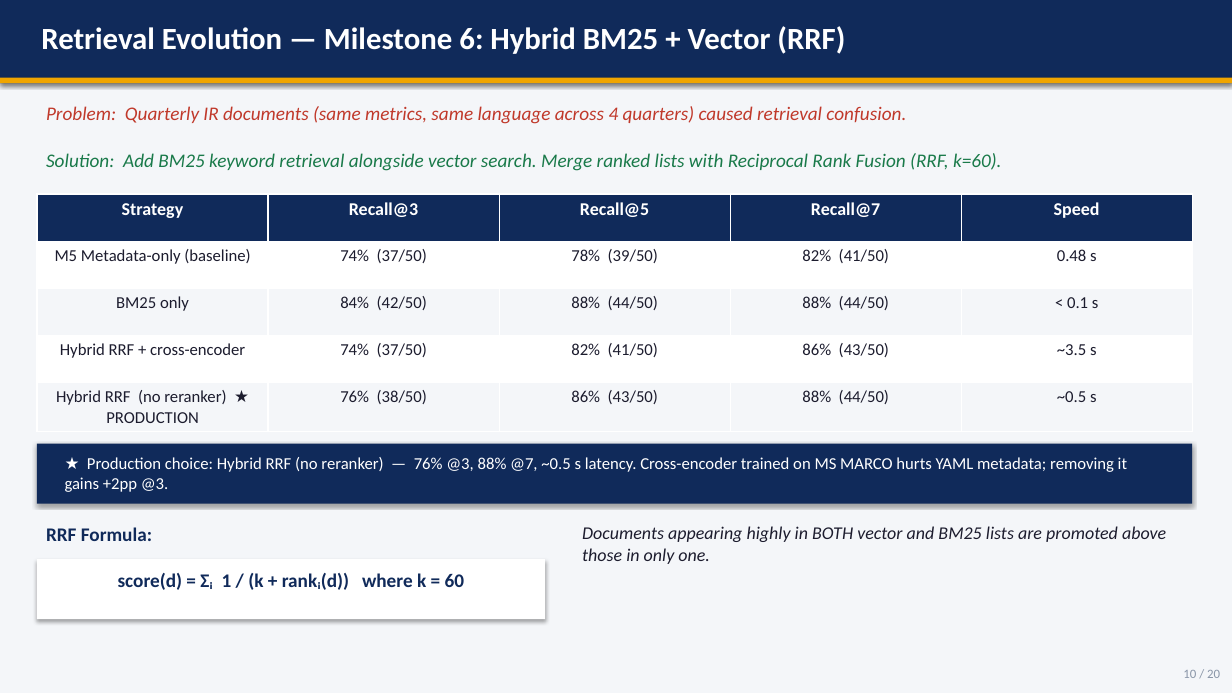
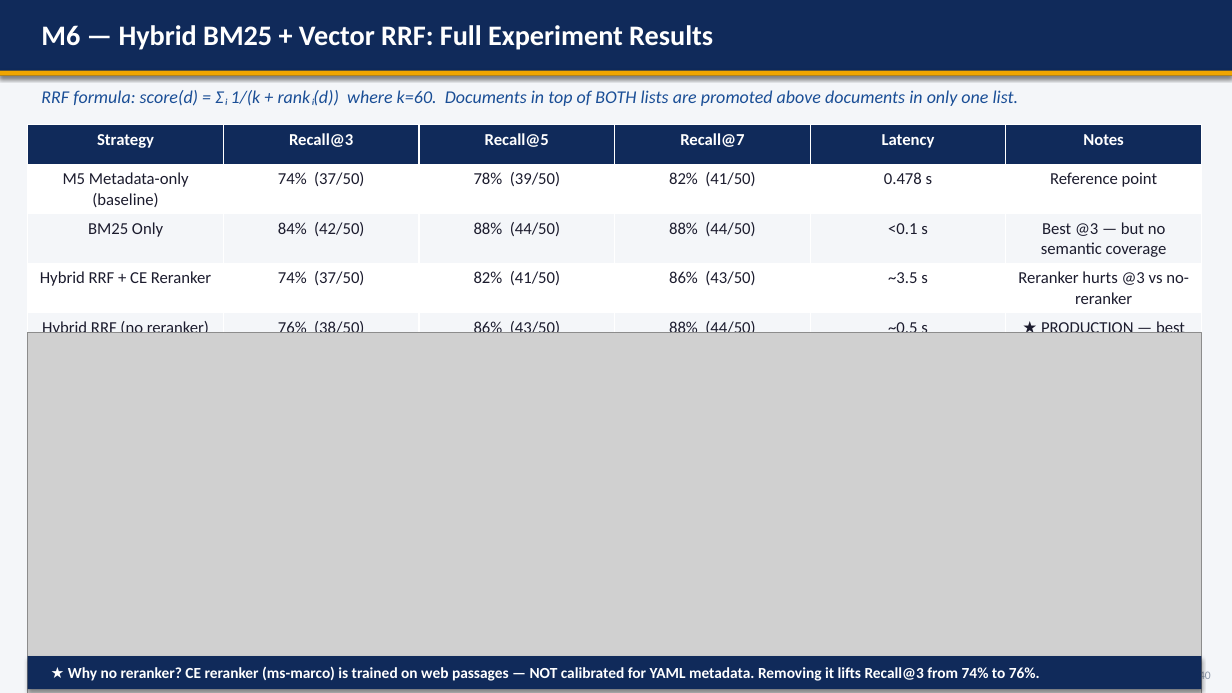
Before and after one commit to nandypi/Group-6-DS-and-AI-Lab-Project, a slide deck: slide 26 of Slides/DSAI_Team_6_Final_Presentation.pptx (slide 10 before the commit). Drawn at 1232x693 pixels with LibreOffice and Linux fonts; fonts in the diff are those of the drawing; grey boxes stand for pictures. Boxes give left, top, right and bottom in pixels: in the first picture for what was removed or moved away, otherwise in the second. Text is boxed around its words. In the diff, an @@ line names an element or a change of style, - is before the commit and + after.

Commit message:
Add comprehensive 40-slide final presentation
Covers all experiments across milestones 4–6:
- M4: Vector-only, HyDE, Raw+HyDE RRF, BGE CPU reranker
- M5: Full-text CPU/GPU, T4 weight sweep (body 0.0→1.0), metadata-only
  breakthrough (74/78/82%), metadata + cross-encoder (74/82/88%),
  RAGAS Pipeline A scores
- M6: BM25-only, Hybrid RRF + CE reranker, Hybrid RRF production
  (76/86/88% @ 0.5 s), routing 100%, numeric fidelity 100%,
  FastAPI + Streamlit + Docker deployment

Includes master journey chart, latency log-scale comparison,
category-wise recall, RAGAS bar charts, and GPU weight sweep plot.

```diff
--- a/Slides/DSAI_Team_6_Final_Presentation.pptx
+++ b/Slides/DSAI_Team_6_Final_Presentation.pptx
@@ rectangle: place and size @@
-rectangle at [0,0,1232,83]
+rectangle at [0,0,1232,76]
@@ text at [41,25,713,50]: text changed; size 24 to 22 pt @@
-Retrieval Evolution — Milestone 6: Hybrid BM25 + Vector (RRF)
+M6 — Hybrid BM25 + Vector RRF: Full Experiment Results
@@ rectangle: place and size @@
-rectangle at [0,78,1232,83]
+rectangle at [0,71,1232,77]
@@ text added at [41,90,1019,106], 14 pt, text #1A4E96, italic @@
+RRF formula: score(d) = Σᵢ 1/(k + rankᵢ(d)) where k=60. Documents in top of BOTH lists are promoted above documents in only one list.
@@ text removed at [46,106,906,124] @@
-Problem: Quarterly IR documents (same metrics, same language across 4 quarters) caused retrieval confusion.
@@ table at [28,125,1203,337] @@
-column 1: Strategy | M5 Metadata-only (baseline) | BM25 only | Hybrid RRF + cross-encoder | Hybrid RRF (no reranker) ★ PRODUCTION
+column 1: Strategy | M5 Metadata-only (baseline) | BM25 Only | Hybrid RRF + CE Reranker | Hybrid RRF (no reranker) ★
-column 5: Speed | 0.48 s | < 0.1 s | ~3.5 s | ~0.5 s
+column 5: Latency | 0.478 s | <0.1 s | ~3.5 s | ~0.5 s
+column 6: Notes | Reference point | Best @3 — but no semantic coverage | Reranker hurts @3 vs no-reranker | ★ PRODUCTION — best speed/quality
@@ table: place and size @@
-table at [37,194,1192,430]
+table at [28,125,1203,337]
@@ text removed at [46,153,1001,171] @@
-Solution: Add BM25 keyword retrieval alongside vector search. Merge ranked lists with Reciprocal Rank Fusion (RRF, k=60).
@@ picture added at [28,333,1202,693] @@
@@ text removed at [65,457,1127,492] @@
-★ Production choice: Hybrid RRF (no reranker) — 76% @3, 88% @7, ~0.5 s latency. Cross-encoder trained on MS MARCO hurts YAML metadata; removing it gains +2pp @3.
@@ text removed at [46,527,152,541] @@
-RRF Formula:
@@ text removed at [582,526,1166,564] @@
-Documents appearing highly in BOTH vector and BM25 lists are promoted above those in only one.
@@ rectangle removed at [37,559,545,619] @@
@@ text removed at [118,573,464,590] @@
-score(d) = Σᵢ 1 / (k + rankᵢ(d)) where k = 60
@@ rectangle: place and size @@
-rectangle at [37,444,1192,504]
+rectangle at [28,656,1202,689]
@@ text added at [68,666,1040,681], 12 pt, text #FFFFFF, bold @@
+★ Why no reranker? CE reranker (ms-marco) is trained on web passages — NOT calibrated for YAML metadata. Removing it lifts Recall@3 from 74% to 76%.
@@ text removed at [1183,670,1220,678] @@
-10 / 20
@@ text added at [1199,670,1211,683], 9 pt, text #8A96A8 @@
+26 / 40
```
Also in this commit, not shown: 13 other slides changed, 26 slides added, 6 slides removed.
